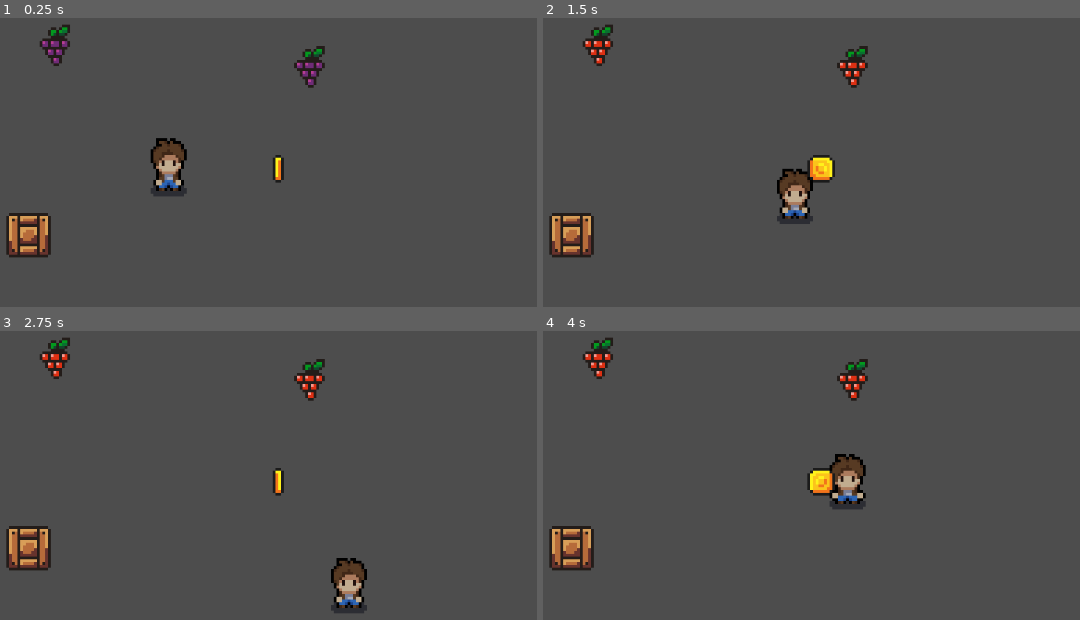
Above: before the commit, frames 1-4 (two rows, left to right).
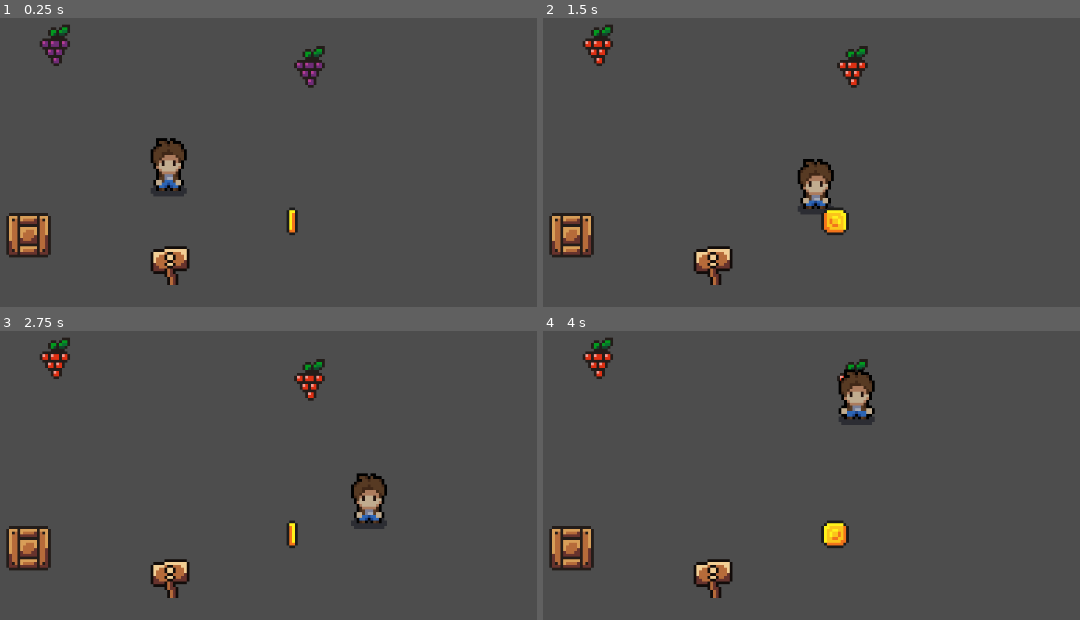
Above: after the commit, the same moments.

Repository: doneganmicah/BrackeysGameJam2024-2
Game: Godot game, scene res://scenes/levels/InteractTest.tscn
Same seed, same stepped clock (60 frames per second), same inputs: the game is played once before the commit and once after it. This scene is started directly instead of the project's main scene.
Inputs:
- Up to frame 1 (0.25 s): no input
- Up to frame 2 (1.5 s): hold D (player_right) 0.53-1.28 s; tap E (player_interact) at 0.6, 1.35 s; hold S (player_down) from 1.28 s (still down)
- Up to frame 3 (2.75 s): release S (player_down) at 2.03 s; hold D (player_right) from 2.03 s (still down); tap E (player_interact) at 2.1 s
- Up to frame 4 (4 s): release D (player_right) at 2.78 s; hold W (player_up) 2.78-3.53 s; tap E (player_interact) at 2.85, 3.6 s; hold A (player_left) from 3.53 s (still down)

The runs differ from the first frame. In frame 1, 1.1% of the frame differs, in the area x 28-56%, y 47-93%; in frame 2, 3.0%; in frame 3, 3.2%; in frame 4, 3.8%, in the area x 28-62%, y 13-93%.

Commit message:
removed controller support, plus additional interact example

Diff:
--- a/project.godot
+++ b/project.godot
@@ -26,28 +26,24 @@
 "deadzone": 0.5,
 "events": [Object(InputEventKey,"resource_local_to_scene":false,"resource_name":"","device":-1,"window_id":0,"alt_press …(191 unchanged characters)…
 , Object(InputEventKey,"resource_local_to_scene":false,"resource_name":"","device":-1,"window_id":0,"alt_pressed":false …(186 unchanged characters)…
-, Object(InputEventJoypadMotion,"resource_local_to_scene":false,"resource_name":"","device":-1,"axis":0,"axis_value":-1.0,"script":null)
 ]
 }
 player_right={
 "deadzone": 0.5,
 "events": [Object(InputEventKey,"resource_local_to_scene":false,"resource_name":"","device":-1,"window_id":0,"alt_press …(192 unchanged characters)…
 , Object(InputEventKey,"resource_local_to_scene":false,"resource_name":"","device":-1,"window_id":0,"alt_pressed":false …(186 unchanged characters)…
-, Object(InputEventJoypadMotion,"resource_local_to_scene":false,"resource_name":"","device":-1,"axis":0,"axis_value":1.0,"script":null)
 ]
 }
 player_up={
 "deadzone": 0.5,
 "events": [Object(InputEventKey,"resource_local_to_scene":false,"resource_name":"","device":-1,"window_id":0,"alt_press …(192 unchanged characters)…
 , Object(InputEventKey,"resource_local_to_scene":false,"resource_name":"","device":-1,"window_id":0,"alt_pressed":false …(186 unchanged characters)…
-, Object(InputEventJoypadMotion,"resource_local_to_scene":false,"resource_name":"","device":-1,"axis":1,"axis_value":-1.0,"script":null)
 ]
 }
 player_down={
 "deadzone": 0.5,
 "events": [Object(InputEventKey,"resource_local_to_scene":false,"resource_name":"","device":-1,"window_id":0,"alt_press …(192 unchanged characters)…
 , Object(InputEventKey,"resource_local_to_scene":false,"resource_name":"","device":-1,"window_id":0,"alt_pressed":false …(186 unchanged characters)…
-, Object(InputEventJoypadMotion,"resource_local_to_scene":false,"resource_name":"","device":-1,"axis":1,"axis_value":1.0,"script":null)
 ]
 }
 player_interact={
--- a/scenes/interactables/Interactable.tscn
+++ b/scenes/interactables/Interactable.tscn
@@ -1,8 +1,6 @@
-[gd_scene load_steps=3 format=3 uid="uid://8pftd86ppdje"]
+[gd_scene load_steps=2 format=3 uid="uid://8pftd86ppdje"]
 
 [ext_resource type="Script" path="res://scripts/Interactable.gd" id="1_35gy7"]
-
-[sub_resource type="CircleShape2D" id="CircleShape2D_0xpay"]
 
 [node name="Interactable" type="Area2D" node_paths=PackedStringArray("collider", "sprite")]
 script = ExtResource("1_35gy7")
@@ -10,7 +8,6 @@
 sprite = NodePath("AnimatedSprite2D")
 
 [node name="CollisionShape2D" type="CollisionShape2D" parent="."]
-shape = SubResource("CircleShape2D_0xpay")
 
 [node name="AnimatedSprite2D" type="AnimatedSprite2D" parent="."]
 
--- a/scenes/interactables/example_box_interactable.tscn
+++ b/scenes/interactables/example_box_interactable.tscn
@@ -26,6 +26,8 @@
 	pass
 "
 
+[sub_resource type="CircleShape2D" id="CircleShape2D_6pgeh"]
+
 [sub_resource type="AtlasTexture" id="AtlasTexture_5em0w"]
 atlas = ExtResource("2_nblsh")
 region = Rect2(112, 48, 16, 16)
@@ -48,6 +50,9 @@
 y_sort_enabled = true
 script = SubResource("GDScript_hio5c")
 
+[node name="CollisionShape2D" parent="." index="0"]
+shape = SubResource("CircleShape2D_6pgeh")
+
 [node name="AnimatedSprite2D" parent="." index="1"]
 sprite_frames = SubResource("SpriteFrames_p5bca")
 autoplay = "default"
--- a/scenes/interactables/example_coin_interactable.tscn
+++ b/scenes/interactables/example_coin_interactable.tscn
@@ -23,6 +23,9 @@
 func _process(delta: float) -> void:
 	pass
 "
+
+[sub_resource type="CircleShape2D" id="CircleShape2D_ljklj"]
+radius = 7.0
 
 [sub_resource type="AtlasTexture" id="AtlasTexture_kfuvk"]
 atlas = ExtResource("2_vax72")
@@ -122,6 +125,9 @@
 [node name="CoinInteractable" instance=ExtResource("1_d8rwk")]
 script = SubResource("GDScript_g11ls")
 
+[node name="CollisionShape2D" parent="." index="0"]
+shape = SubResource("CircleShape2D_ljklj")
+
 [node name="AnimatedSprite2D" parent="." index="1"]
 sprite_frames = SubResource("SpriteFrames_s27sb")
 autoplay = "default"
--- a/scenes/interactables/example_fruit_interactable.tscn
+++ b/scenes/interactables/example_fruit_interactable.tscn
@@ -24,6 +24,9 @@
 func _process(delta: float) -> void:
 	pass
 "
+
+[sub_resource type="CircleShape2D" id="CircleShape2D_f7dhw"]
+radius = 5.0
 
 [sub_resource type="AtlasTexture" id="AtlasTexture_qfk24"]
 atlas = ExtResource("2_v4l5m")
@@ -64,6 +67,9 @@
 [node name="example_fruit_interactable" instance=ExtResource("1_10vvl")]
 script = SubResource("GDScript_lu64u")
 
+[node name="CollisionShape2D" parent="." index="0"]
+shape = SubResource("CircleShape2D_f7dhw")
+
 [node name="AnimatedSprite2D" parent="." index="1"]
 z_index = -1
 y_sort_enabled = true
--- /dev/null
+++ b/scenes/interactables/example_sign_interactable.tscn
@@ -0,0 +1,55 @@
+[gd_scene load_steps=7 format=3 uid="uid://dfbksbircn62t"]
+
+[ext_resource type="PackedScene" uid="uid://8pftd86ppdje" path="res://scenes/interactables/Interactable.tscn" id="1_dsxpy"]
+[ext_resource type="Texture2D" uid="uid://cigtt0p6jyn1" path="res://assets/placeholder_blocks.png" id="2_6cjjy"]
+
+[sub_resource type="GDScript" id="GDScript_oabf2"]
+resource_name = "sign_interactable"
+script/source = "#region Interactable boiler plate
+extends Interactable
+
+# Is called when interacted with
+# to get the instance of the player use _player from parent.
+func interact() -> void:
+	print(\"Sign!\")
+	print(\"The sign says \\\"Hello World!\\\"\")
+#endregion
+
+# Called when the node enters the scene tree for the first time.
+func _ready() -> void:
+	pass # Replace with function body.
+
+
+# Called every frame. 'delta' is the elapsed time since the previous frame.
+func _process(delta: float) -> void:
+	pass
+"
+
+[sub_resource type="CircleShape2D" id="CircleShape2D_e1hlj"]
+radius = 6.0
+
+[sub_resource type="AtlasTexture" id="AtlasTexture_qa670"]
+atlas = ExtResource("2_6cjjy")
+region = Rect2(128, 48, 16, 16)
+
+[sub_resource type="SpriteFrames" id="SpriteFrames_47y0n"]
+animations = [{
+"frames": [{
+"duration": 1.0,
+"texture": SubResource("AtlasTexture_qa670")
+}],
+"loop": true,
+"name": &"default",
+"speed": 5.0
+}]
+
+[node name="example_sign_interactable" instance=ExtResource("1_dsxpy")]
+script = SubResource("GDScript_oabf2")
+
+[node name="CollisionShape2D" parent="." index="0"]
+shape = SubResource("CircleShape2D_e1hlj")
+
+[node name="AnimatedSprite2D" parent="." index="1"]
+z_index = -1
+sprite_frames = SubResource("SpriteFrames_47y0n")
+autoplay = "default"
--- a/scenes/levels/InteractTest.tscn
+++ b/scenes/levels/InteractTest.tscn
@@ -1,9 +1,10 @@
-[gd_scene load_steps=5 format=3 uid="uid://cxan806ganrm"]
+[gd_scene load_steps=6 format=3 uid="uid://cxan806ganrm"]
 
 [ext_resource type="PackedScene" uid="uid://cj77wxhaj87aq" path="res://scenes/player.tscn" id="1_nbrqa"]
 [ext_resource type="PackedScene" uid="uid://hwjsj48uxy54" path="res://scenes/interactables/example_coin_interactable.tscn" id="2_0e8xd"]
 [ext_resource type="PackedScene" uid="uid://bc5j1grdhhmgu" path="res://scenes/interactables/example_fruit_interactable.tscn" id="3_j57r4"]
 [ext_resource type="PackedScene" uid="uid://4a202gih6uqw" path="res://scenes/interactables/example_box_interactable.tscn" id="4_bmdhc"]
+[ext_resource type="PackedScene" uid="uid://dfbksbircn62t" path="res://scenes/interactables/example_sign_interactable.tscn" id="5_o4ymq"]
 
 [node name="InteractTest" type="Node2D"]
 
@@ -14,7 +15,7 @@
 [node name="Player" parent="." instance=ExtResource("1_nbrqa")]
 
 [node name="CoinInteractable" parent="." instance=ExtResource("2_0e8xd")]
-position = Vector2(40, -1)
+position = Vector2(45, 18)
 
 [node name="example_fruit_interactable" parent="." instance=ExtResource("3_j57r4")]
 position = Vector2(51.7405, -38.3044)
@@ -24,3 +25,6 @@
 
 [node name="example_box_interactable" parent="." instance=ExtResource("4_bmdhc")]
 position = Vector2(-50, 23)
+
+[node name="example_sign_interactable" parent="." instance=ExtResource("5_o4ymq")]
+position = Vector2(1, 33)
Not shown: 1 places in scenes/interactables/example_box_interactable.tscn that only renumber resources
Not shown: 1 places in scenes/interactables/example_coin_interactable.tscn that only renumber resources
Not shown: 1 places in scenes/interactables/example_fruit_interactable.tscn that only renumber resources
